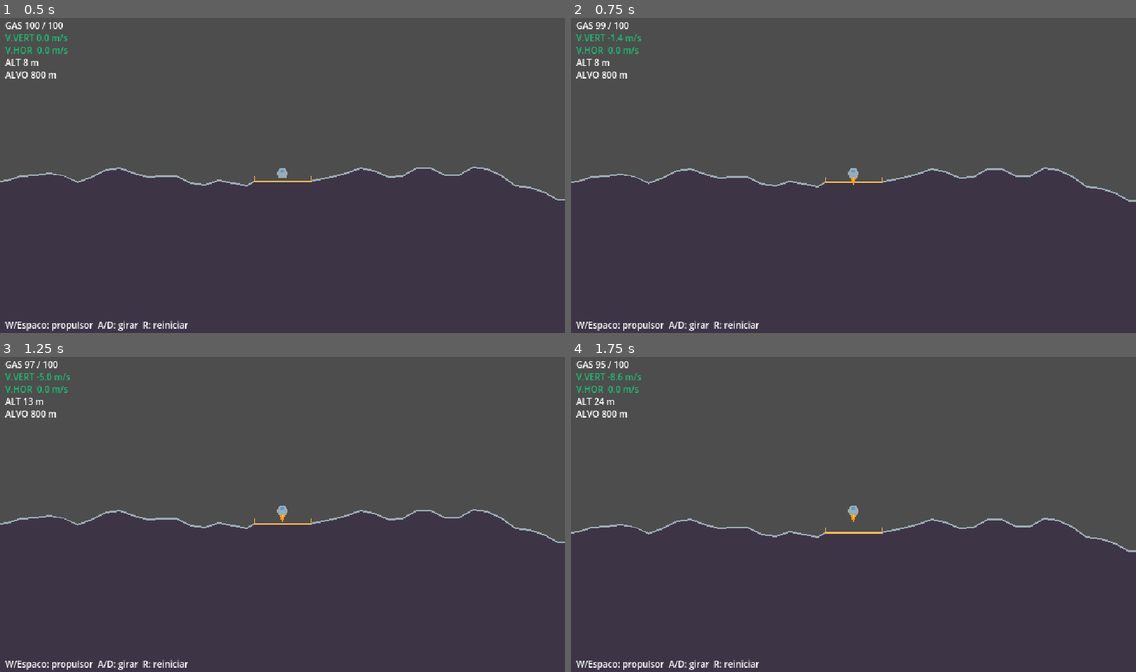
Above: before the commit, frames 1-4 (two rows, left to right).
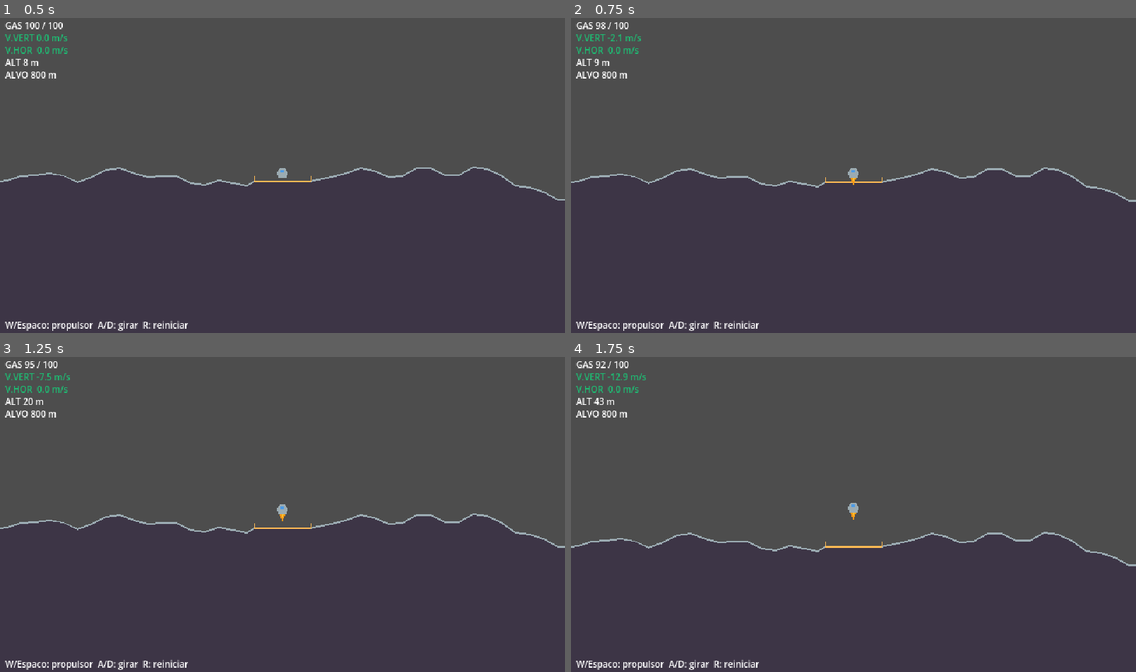
Above: after the commit, the same moments.

Repository: valdersonjr/incremental-lander
Game: Godot game, scene res://game/main.tscn
Same seed, same stepped clock (60 frames per second), same inputs: the game is played once before the commit and once after it.
Inputs:
- Up to frame 1 (0.5 s): no input
- Up to frame 2 (0.75 s): tap Enter at 0.5 s; hold W (thrust) from 0.53 s (still down)
- Up to frame 3 (1.25 s): keep holding W (thrust)
- Up to frame 4 (1.75 s): keep holding W (thrust)

Frame 1 is identical in both runs. In frame 2, less than 0.1% of the frame differs, in the area x 4-10%, y 1-16%; in frame 3, 1.2%; in frame 4, 1.3%, in the area x 0-100%, y 1-67%.

Commit message:
Ajuste de sensação de voo: tempo x4,5 e giro 4 rad/s
Feedback do usuário (motor fraco, giro pesado). A relação motor/gravidade é da
economia (economy-balance) e não foi alterada.

Co-Authored-By: Claude Opus 5.5 <noreply@anthropic.com>
Claude-Session: https://claude.ai/code/session_01JhKCi9Us7j2H5LJGQ5fDNT

Diff:
--- a/data/world.json
+++ b/data/world.json
@@ -2,8 +2,8 @@
   "version": 1,
   "notes": "Constantes de mundo/sensacao (skill godot-dev). Economia fica em economy.json. Unidades do modelo: m, s.",
   "px_per_m": 1.0,
-  "time_scale": 3.0,
-  "rotate_speed": 2.5,
+  "time_scale": 4.5,
+  "rotate_speed": 4.0,
   "landing": {
     "max_vy": 3.0,
     "max_vx": 2.0,
--- a/default_bus_layout.tres
+++ b/default_bus_layout.tres
@@ -1,4 +1,4 @@
-[gd_resource type="AudioBusLayout" load_steps=3 format=3]
+[gd_resource type="AudioBusLayout" format=3 uid="uid://chp4xxxomsuh8"]
 
 [sub_resource type="AudioEffectLimiter" id="AudioEffectLimiter_sfx"]
 resource_name = "Limiter"
--- a/project.godot
+++ b/project.godot
@@ -1,25 +1,23 @@
 ; Engine configuration file.
-; Configuracoes-base seguindo as skills locais:
-;  - pixel-art (references/terrain-tiles.md §6): filtro Nearest, snap de pixel, viewport com escala inteira
-;  - sound-design (references/godot-audio.md): buses em default_bus_layout.tres
-;  - economy-balance (references/godot-integration.md): spec em res://data/economy.json, formulas em EconMath
-;  - godot-dev (references/lander-physics.md, gdscript-style.md): interpolacao de fisica 2D, aviso de tipagem
+; It's best edited using the editor UI and not directly,
+; since the parameters that go here are not all obvious.
+;
+; Format:
+;   [section] ; section goes between []
+;   param=value ; assign values to parameters
+
 config_version=5
 
 [application]
 
 config/name="Incremental Lander"
 config/description="Incremental estilo Lunar Lander, visao lateral. Ver docs/GDD.md."
+run/main_scene="res://game/main.tscn"
 config/features=PackedStringArray("4.7")
-run/main_scene="res://game/main.tscn"
 
 [autoload]
 
 Telemetry="*res://autoload/telemetry.gd"
-
-[audio]
-
-buses/default_bus_layout="res://default_bus_layout.tres"
 
 [debug]
 
@@ -34,12 +32,12 @@
 window/stretch/mode="viewport"
 window/stretch/scale_mode="integer"
 
+[physics]
+
+common/physics_interpolation=true
+
 [rendering]
 
 textures/canvas_textures/default_texture_filter=0
 2d/snap/snap_2d_transforms_to_pixel=true
 2d/snap/snap_2d_vertices_to_pixel=true
-
-[physics]
-
-common/physics_interpolation=true
Not shown, changed: docs/DECISIONS.md
